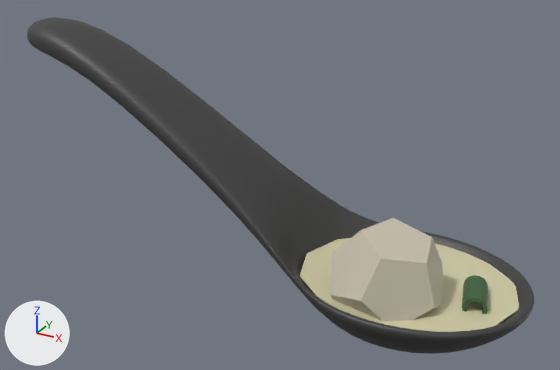
The FBX model Assets/Assets/Model/Kitchen/Short_Spoon_1_1.fbx, before and after one commit.
Both versions are drawn from a 50 mm camera at (0.00603, -0.01861, 0.01366) aimed at (-0.00434, 0.00025, 0.00423). Lighting does not change. The marker at lower left points along +X, +Y and +Z. Where no turn or scale is listed for an object, it has been applied to the vertices.

The scene before the commit, as lines of its bpy script (objects in view):
```python
me_mesh = bpy.data.meshes.new('Mesh')
me_mesh.from_pydata(...)  # 1826 vertices, 1824 faces; spans x -0.0085..0.0085, y -0.0028..0.0028, z -0.0041..0.0039
me_mesh.materials.append(mat_lambert2)  # black #3d3d3d
me_mesh_001 = bpy.data.meshes.new('Mesh.001')
me_mesh_001.from_pydata(...)  # 138 vertices, 140 faces; spans x -0.00319..0.00319, y -0.00258..0.00258, z -0.00171..0.00171
# faces by material slot: [12, 56, 72]
me_mesh_001.materials.append(mat_lambert3)  # light grey #cac2ae
me_mesh_001.materials.append(mat_lambert5)  # dark green #3d633c
me_mesh_001.materials.append(mat_lambert4)  # beige #d2cca6
ob_polysurface16 = bpy.data.objects.new('polySurface16', me_mesh_001)
ob_polysurface16.location = (-0.00009, 0.0, 0.00245)
ob_psphere1 = bpy.data.objects.new('pSphere1', me_mesh)
ob_psphere1.location = (-0.00503, 0.0, 0.00456)
```
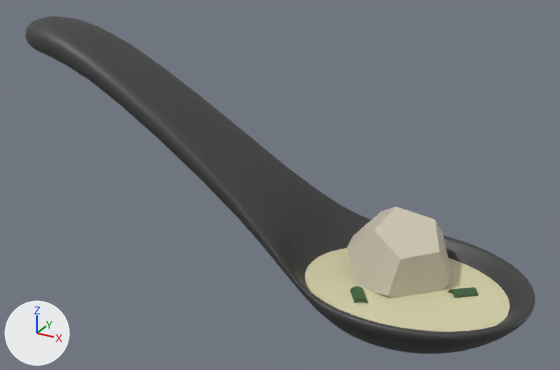
Where the newer file only moved an object's origin or applied its transform, the numbers keep the older frame.

Boxes (x1, y1, x2, y2) around the edits, measured in the pictures (560 x 370 px; the box of a moved part takes in the faces that stretch with it):
'pSphere1', reshaped: before (27, 17, 534, 354); after (25, 16, 535, 354)
'polySurface16', deleted: before (300, 218, 519, 332)
    faces in mat_lambert3 (light grey #cac2ae): (331, 218, 443, 322)
    faces in mat_lambert4 (beige #d2cca6): (300, 238, 519, 332)
    faces in mat_lambert5 (dark green #3d633c): (462, 275, 488, 314)
part 1 of me_mesh, added: after (350, 286, 368, 303)
part 2 of me_mesh, added: after (448, 287, 478, 298)
part 3 of me_mesh, added (beige): after (305, 248, 510, 332)
part 4 of me_mesh, moved or reshaped: before (258, 192, 489, 337); after (259, 190, 489, 337)
part 5 of me_mesh, moved or reshaped: before (36, 17, 228, 141); after (35, 16, 229, 141)
part 6 of me_mesh, moved or reshaped: before (516, 292, 534, 319); after (517, 292, 535, 319)

What the commit changed:
Material 'lambert6' (mat_lambert6) is new.
Its base color is (0.638, 0.582, 0.457) (light grey #d1c9b4).
Material 'lambert8' (mat_lambert8) is new.
Its base color is (0.0441, 0.119, 0.0434) (dark green #3b613b).
Material 'lambert7' (mat_lambert7) is new.
Its base color is (0.699, 0.659, 0.416) (beige #dad4ad).
me_mesh is used by ob_psphere1; location (-0.00503, 0.0, 0.00456).
me_mesh had 1826 vertices, 1824 faces and spanned x -0.0085..0.0085, y -0.0028..0.0028, z -0.0041..0.0039.
me_mesh now has 1888 vertices, 2080 faces and spans x -0.0085..0.0085, y -0.0029..0.0029, z -0.0041..0.0039.
me_mesh part 1: a new loose piece of 56 vertices spanning x 0.0036..0.0043, y -0.0015..-0.0008, z -0.0027..-0.0024, in mat_lambert8 (dark green #3b613b).
me_mesh part 2: a new loose piece of 56 vertices spanning x 0.0061..0.0069, y 0.0001..0.0008, z -0.0027..-0.0024, in mat_lambert8 (dark green #3b613b).
me_mesh part 3: a new loose piece of 26 vertices spanning x 0.0018..0.0081, y -0.0026..0.0026, z -0.0032..-0.0025, in mat_lambert7 (beige #dad4ad).
me_mesh part 4: 13 vertices moved within x 0.0038..0.0062, y -0.0027..0.0027, z -0.004..-0.0021; 221 vertices removed from x 0.0019..0.0062, y -0.0027..0.0027, z -0.004..-0.0014; 145 vertices added at x 0.0019..0.0063, y -0.0028..0.0028, z -0.004..-0.0005.
me_mesh part 5: 65 vertices moved from x -0.0078..-0.0028, y -0.0012..0.0012, z 0.0017..0.0039 to x -0.0079..-0.0028, y -0.0012..0.0012, z 0.0018..0.0039.
me_mesh part 6: 3 vertices removed from x 0.0083..0.0084, y -0.0004..0.0004, z -0.0021; 3 vertices added at x 0.0084..0.0085, y -0.0004..0.0004, z -0.0021.
me_mesh now uses material mat_lambert6 (light grey #d1c9b4).
me_mesh now uses material mat_lambert8 (dark green #3b613b).
me_mesh now uses material mat_lambert7 (beige #dad4ad).
Object 'polySurface16' (ob_polysurface16) is deleted.
